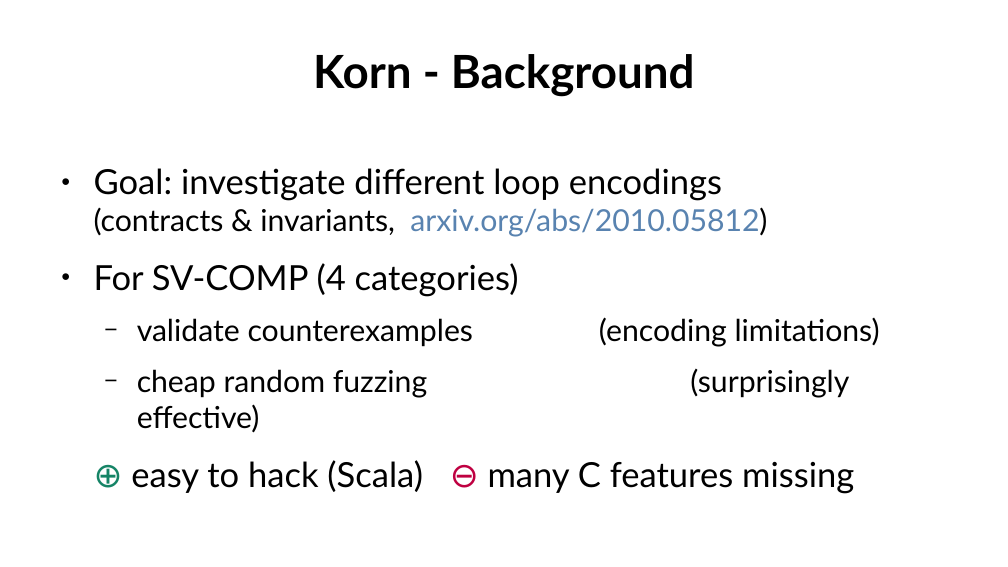
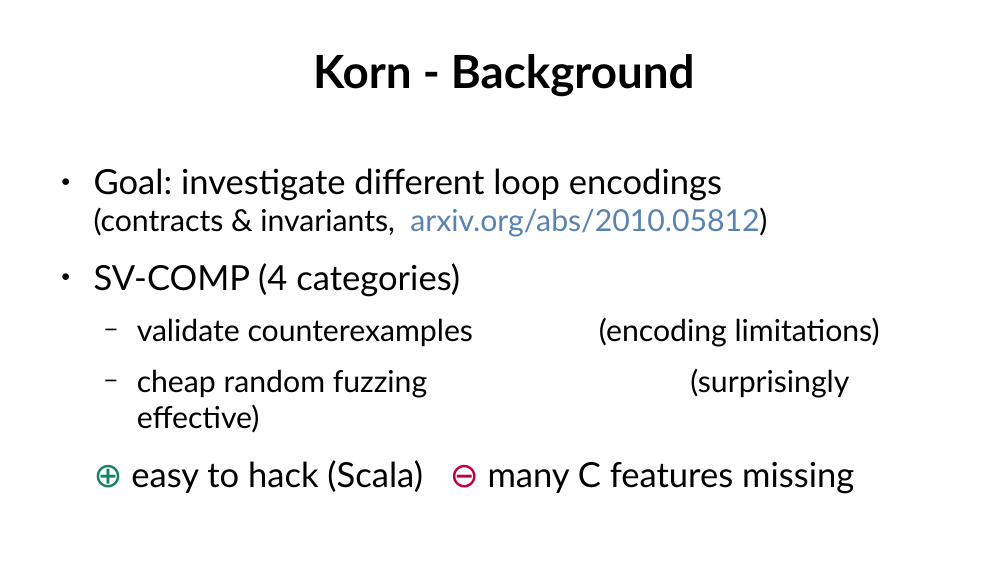
Before and after one commit to gernst/korn, a slide deck: slide 3 of doc/presentation/svcomp21.odp. Drawn at 1008x567 pixels with LibreOffice and Linux fonts; fonts in the diff are those of the drawing. Boxes give left, top, right and bottom in pixels: in the first picture for what was removed or moved away, otherwise in the second. Text is boxed around its words. In the diff, an @@ line names an element or a change of style, - is before the commit and + after.

```diff
--- a/doc/presentation/svcomp21.odp
+++ b/doc/presentation/svcomp21.odp
@@ text at (94,263,460,296): text changed @@
-● For SV-COMP (4 categories)
+● SV-COMP (4 categories)
```
Also in this commit, not shown: 1 other slide changed, 1 other file.
